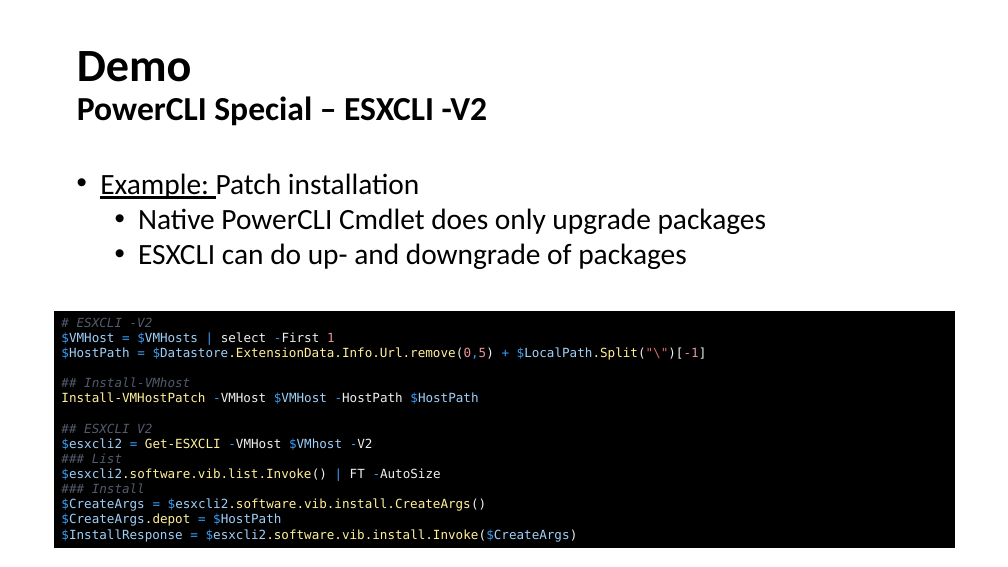
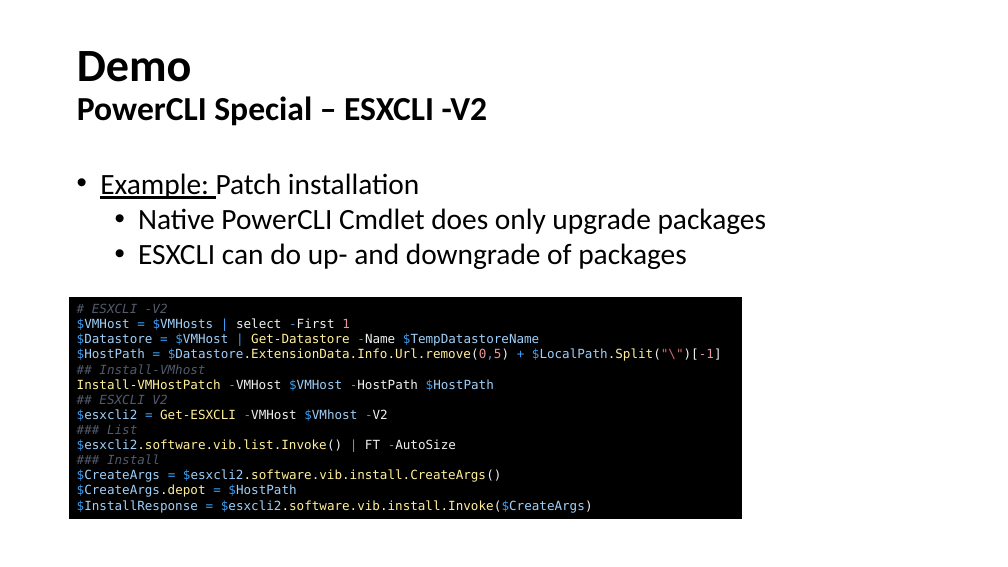
Before and after one commit to hhpsug/presentations, a slide deck: slide 12 of 201810 - PSUG/PowerCLI/VMware PowerCLI.pptx. Drawn at 1008x567 pixels with LibreOffice and Linux fonts; fonts in the diff are those of the drawing. Boxes give left, top, right and bottom in pixels: in the first picture for what was removed or moved away, otherwise in the second. Text is boxed around its words. In the diff, an @@ line names an element or a change of style, - is before the commit and + after.

Commit message:
Fix ESXCLI DS Path

```diff
--- a/201810 - PSUG/PowerCLI/VMware PowerCLI.pptx
+++ b/201810 - PSUG/PowerCLI/VMware PowerCLI.pptx
@@ rectangle "# ESXCLI -V2 $VMHost = ...": place and size @@
-rectangle "# ESXCLI -V2 $VMHost = ..." at (54, 311, 954, 547)
+rectangle "# ESXCLI -V2 $VMHost = ..." at (70, 297, 742, 519)
@@ text in rectangle at (77, 333, 722, 404): text changed; text colour #FFF099 to #9FCFF9 @@
-$HostPath = $Datastore.ExtensionData.Info.Url.remove(0,5) + $LocalPath.Split("\")[-1]
-## Install-VMhost
-Install-VMHostPatch -VMHost $VMHost -HostPath $HostPath
-## ESXCLI V2
+$Datastore = $VMHost | Get-Datastore -Name $TempDatastoreName
+$HostPath = $Datastore.ExtensionData.Info.Url.remove(0,5) + $LocalPath.Split("\")[-1]
+## Install-VMhost
+Install-VMHostPatch -VMHost $VMHost -HostPath $HostPath
+## ESXCLI V2
```
Also in this commit, not shown: 2 other files.
